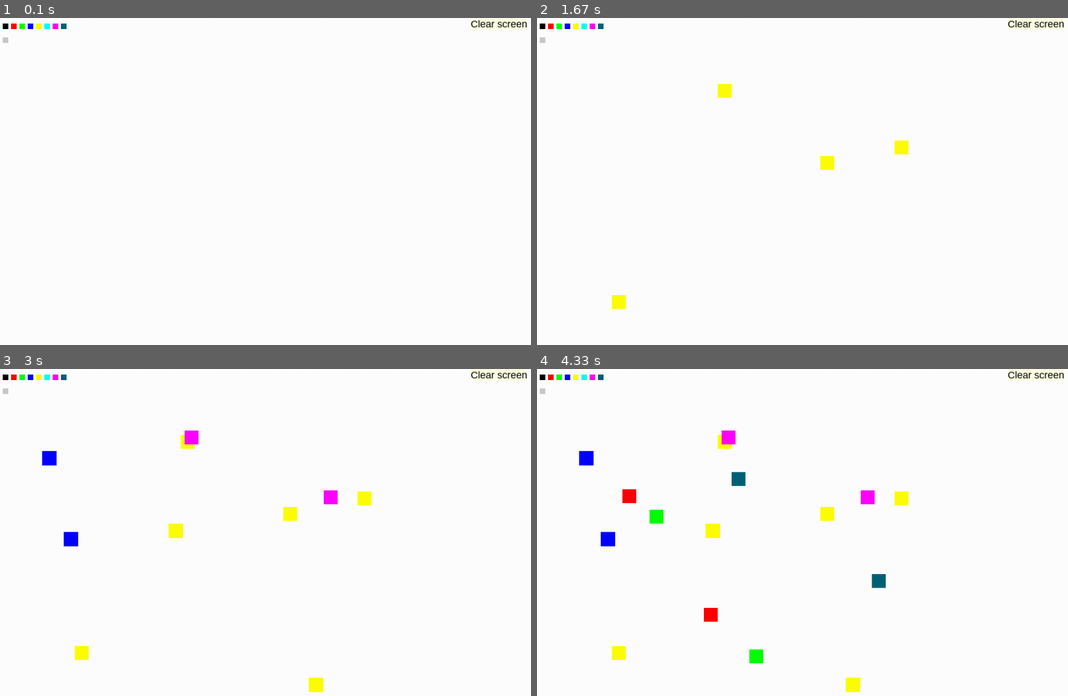
Above: before the commit, frames 1-4 (two rows, left to right).
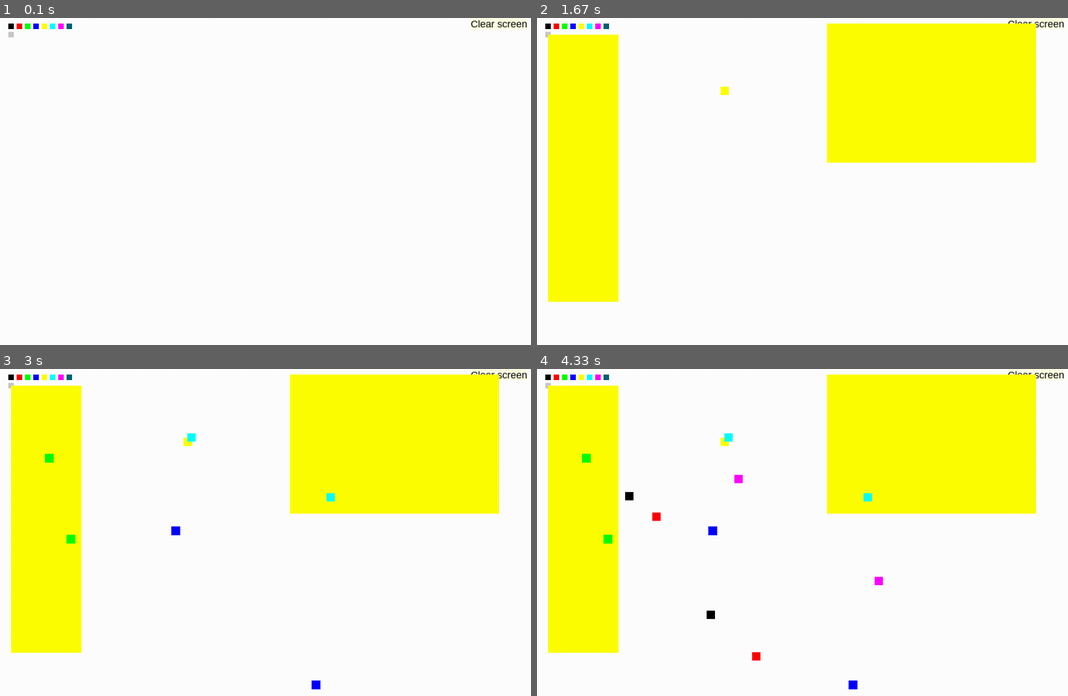
Above: after the commit, the same moments.

Repository: simplycode07/Paint-app-with-pygame
Game: pygame game, started from main.py
The game is run twice, just before and just after one commit, with the same random seed, the same clock (stepped at 60 frames per second) and the same inputs.
Inputs (mouse positions are in pixels of both pictures, inside the frame that each line leads up to):
- Up to frame 1 (0.1 s): no input
- Up to frame 2 (1.67 s): press the mouse at (547, 34) at 0.37 s; move the mouse to (595, 89) at 0.47 s; release the mouse at (643, 142) at 0.6 s; press the mouse at (1036, 24) at 0.7 s; move the mouse to (829, 161) at 0.8 s; release the mouse at (616, 302) at 0.93 s; press the mouse at (547, 34) at 1.03 s; move the mouse to (722, 89) at 1.13 s; release the mouse at (903, 145) at 1.27 s; tap + at 1.33 s
- Up to frame 3 (3 s): press the mouse at (26, 375) at 1.7 s; move the mouse to (47, 457) at 1.8 s; release the mouse at (69, 539) at 1.93 s; press the mouse at (37, 375) at 2.03 s; move the mouse to (175, 529) at 2.13 s; release the mouse at (318, 686) at 2.27 s; tap - at 2.33 s; press the mouse at (53, 375) at 2.7 s; move the mouse to (191, 437) at 2.8 s; release the mouse at (329, 496) at 2.93 s
- Up to frame 4 (4.33 s): press the mouse at (547, 375) at 3.03 s; move the mouse to (627, 496) at 3.13 s; release the mouse at (712, 614) at 3.27 s; press the mouse at (595, 375) at 3.37 s; move the mouse to (738, 480) at 3.47 s; release the mouse at (876, 581) at 3.6 s; press the mouse at (558, 375) at 3.7 s; move the mouse to (653, 516) at 3.8 s; release the mouse at (754, 656) at 3.93 s; click (579, 375) at 4.05 s

The runs differ from the first frame. In frame 1, 0.3% of the frame differs, in the area x 0-14%, y 1-8%; in frame 2, 28%; in frame 3, 28%; in frame 4, 29%, in the area x 0-94%, y 1-99%.

Commit message:
Added tool to draw rectangles

Diff:
--- a/main.py
+++ b/main.py
@@ -8,54 +8,83 @@
 pygame.init()
 pygame.mouse.set_cursor(pygame.SYSTEM_CURSOR_CROSSHAIR)
 # basic initialisation stuff
-display_size = (1000,650)
+display_size = (1000, 650)
 display = pygame.display.set_mode(display_size)
 pygame.display.set_caption("Painting App with pygame")
 clock = pygame.time.Clock()
 font = pygame.font.Font("C:\\Windows\\Fonts\\Arial.ttf", 18)
 
 square_selected = False
+
 # colors
-white = (255,255,255)
-black = (0,0,0)
-red = (255,0,0)
-green = (0,255,0)
-blue = (0,0,255)
-yellow = (255,255,0)
-cyan = (0,255,255)
-purple = (255,0,255)
-random_color = (random.randint(0,255),random.randint(0,255),random.randint(0,255))
-colors = [black,red,green,blue,yellow,cyan,purple,random_color]
+colors = {
+    "white": (255, 255, 255),
+    "black":(0,0,0),
+    "red":(255,0,0),
+    "green":(0,255,0),
+    "blue":(0,0,255),
+    "yellow":(255,255,0),
+    "cyan":(0, 255, 255),
+    "purple":(255, 0, 255),
+    "rand_col":(random.randint(0, 255), random.randint(0, 255), random.randint(0, 255)),
+}
 
-text = font.render("Clear screen", True, black, (255,255,230))
-text_rect = text.get_rect()
-text_rect.center = (900, 10)
-display.fill(white)
+text = font.render("Clear screen", True, colors["black"], (255, 255, 230))
+clear_butt_rect = text.get_rect()
+clear_butt_rect.center = (900, 10)
+display.fill(colors["white"])
 
 def save_image():
-    w = display_size[0]-50
+    w = display_size[0]-30
     h = display_size[1]-20
-    rect = pygame.Rect(50,20,w,h)
+    rect = pygame.Rect(30, 20, w, h)
     sub = display.subsurface(rect)
-    screenshot = pygame.Surface((w,h))
-    screenshot.blit(sub,(0,0))
+    screenshot = pygame.Surface((w, h))
+    screenshot.blit(sub, (0, 0))
     return screenshot
+
+def draw_sqaure(first_corner, second_corner):
+    # first_corner = rect_pos[0] --> (a,b)
+    # second_corner = rect_pos[1] --> (c,d)
+    # third_corner = (first_corner[0], second_corner[1]) -->(a,d)
+    # fourth_corner = (second_corner[0], first_corner[1]) -->(c,b)
+
+    # note: first and second corners are diagonally opposite and so are third and fourth corners
+    #did this because as from above the x value for all corners can either be a or c
+    if first_corner[0] < second_corner[0]:
+        left_x = first_corner[0]
+    else:
+        left_x = second_corner[0]
+
+    #similarly y values can either be b or d, so the left_top corner can be decided by taking least of a,b and c,d
+    if first_corner[1]<second_corner[1]:
+        left_y = first_corner[1]
+    else:
+        left_y = second_corner[1]
+
+    w = abs(first_corner[0] - second_corner[0]) # width will be the difference of x coordinates of the two opposite points
+    h = abs(first_corner[1] - second_corner[1]) # same thing with the height
+    return left_x,left_y,w,h
 
 def main():
     square_selected = False
     click_num = 0
-    size = 25
-    pen_color = (255,255,0)
-    eraser_color = white
+    size = 15
+    pen_color = (255, 255, 0)
+    eraser_color = colors['white']
     color_button = []
     rect_pos = []
-    display.blit(text, text_rect)
-    for i in range(len(colors)):
-        color_button.append(pygame.Rect((5+15*i), 10, 10,10))
-        pygame.draw.rect(display, colors[i], pygame.Rect((5+15*i), 10, 10,10))
+    display.blit(text, clear_butt_rect)
+    colors_keys = [*colors]
 
-    square_rect = pygame.Rect(5,35, 10,10)
-    pygame.draw.rect(display, (200,200,200), square_rect)
+    #this draws buttons for colors
+    for i in range(1,len(colors)):
+        color_button.append(pygame.Rect(((15*i)), 10, 10, 10))
+        pygame.draw.rect(display, colors[colors_keys[i]], pygame.Rect((15*i), 10, 10, 10))
+
+    #this draws the square tool
+    square_rect = pygame.Rect(15, 25, 10, 10)
+    pygame.draw.rect(display, (200, 200, 200), square_rect)
     while True:
         for event in pygame.event.get():
             pos = pygame.mouse.get_pos()
@@ -65,49 +94,64 @@
                 quit()
 
             if square_selected:
-                if pygame.mouse.get_pressed() == (1,0,0) and click_num != 2:
+                if pygame.mouse.get_pressed() == (1, 0, 0) and click_num < 2:
                     click_num += 1
-                    rect_pos = rect_pos.append(pos)
+                    rect_pos.append(pos)
+                    print(rect_pos)
+
+                if click_num==2:
+                    print(f"drawing square on following points, {rect_pos}")
+                    click_num=0
+                    first_corner = rect_pos[0] #--> (a,b)
+                    second_corner = rect_pos[1] #--> (c,d)
+                    # third_corner = (first_corner[0], second_corner[1]) -->(a,d)
+                    # fourth_corner = (second_corner[0], first_corner[1]) -->(c,b)
+                    left_x, left_y, w, h = draw_sqaure(first_corner, second_corner)
+                    pygame.draw.rect(display, pen_color, pygame.Rect(left_x, left_y, w,h))
+                    rect_pos = []
 
             if keys[pygame.K_KP_PLUS] and size < 200:
-                size+=1
+                size += 1
             if keys[pygame.K_KP_MINUS] and size != 0:
-                size-=1
+                size -= 1
             if (keys[pygame.K_LCTRL] and keys[pygame.K_s]) or (keys[pygame.K_RCTRL] and keys[pygame.K_s]):
                 image = save_image()
                 date = datetime.now().strftime('%Y-%m-%d %H-%M-%S')
                 pygame.image.save(image, f"{date.lower()}-image.jpg")
 
-            if pygame.mouse.get_pressed() == (1,0,0):
-                if text_rect.collidepoint(pos):
-                	pygame.draw.rect(display, white, pygame.Rect(0,50,display_size[0],display_size[1]))
-                if not square_selected:
+            if pygame.mouse.get_pressed() == (1, 0, 0):
+                if clear_butt_rect.collidepoint(pos):
+                    #draws a huge white rectangle in order to clear the image drawn by user
+                    pygame.draw.rect(display, colors['white'], pygame.Rect(30, 20, display_size[0], display_size[1]))
+
+                if not square_selected: #because if the
                     if color_button[0].collidepoint(pos):
-                        pen_color = colors[0]
-                    if color_button[1].collidepoint(pos):
-                        pen_color = colors[1]
-                    if color_button[2].collidepoint(pos):
-                        pen_color = colors[2]
-                    if color_button[3].collidepoint(pos):
-                        pen_color = colors[3]
-                    if color_button[4].collidepoint(pos):
-                        pen_color = colors[4]
-                    if color_button[5].collidepoint(pos):
-                        pen_color = colors[5]
-                    if color_button[6].collidepoint(pos):
-                        pen_color = colors[6]
-                    if color_button[7].collidepoint(pos):
-                        pen_color = colors[7]
+                        pen_color = colors['black']
+                    elif color_button[1].collidepoint(pos):
+                        pen_color = colors['red']
+                    elif color_button[2].collidepoint(pos):
+                        pen_color = colors['green']
+                    elif color_button[3].collidepoint(pos):
+                        pen_color = colors['blue']
+                    elif color_button[4].collidepoint(pos):
+                        pen_color = colors['yellow']
+                    elif color_button[5].collidepoint(pos):
+                        pen_color = colors['cyan']
+                    elif color_button[6].collidepoint(pos):
+                        pen_color = colors['purple']
+                    elif color_button[7].collidepoint(pos):
+                        pen_color = colors['rand_col']
                 if square_rect.collidepoint(pos):
                     print("square pressed")
-                    square_selected = True
+                    square_selected = not square_selected
 
-                if (pos[1]-size//2) > 20 and (pos[0]-size//2) > 50:
+                if (pos[1]-size//2) > 20 and (pos[0]-size//2) > 30 and not square_selected:
                     pygame.draw.rect(display, pen_color, pygame.Rect((pos[0]-size//2), (pos[1]-size//2), size, size))
 
-            if pygame.mouse.get_pressed() == (0,0,1):
-                if (pos[1]-size//2) > 20 and (pos[0]-size//2) > 50:
-                    pygame.draw.rect(display, eraser_color, pygame.Rect(((pos[0]-size//2), (pos[1]-size//2), size, size)))
+            if pygame.mouse.get_pressed() == (0, 0, 1):
+                if (pos[1]-size//2) > 20 and (pos[0]-size//2) > 30:
+                    pygame.draw.rect(display, eraser_color, pygame.Rect(
+                        ((pos[0]-size//2), (pos[1]-size//2), size, size)))
 
         pygame.display.update()
         clock.tick(240)
Not shown, changed: readme.md
